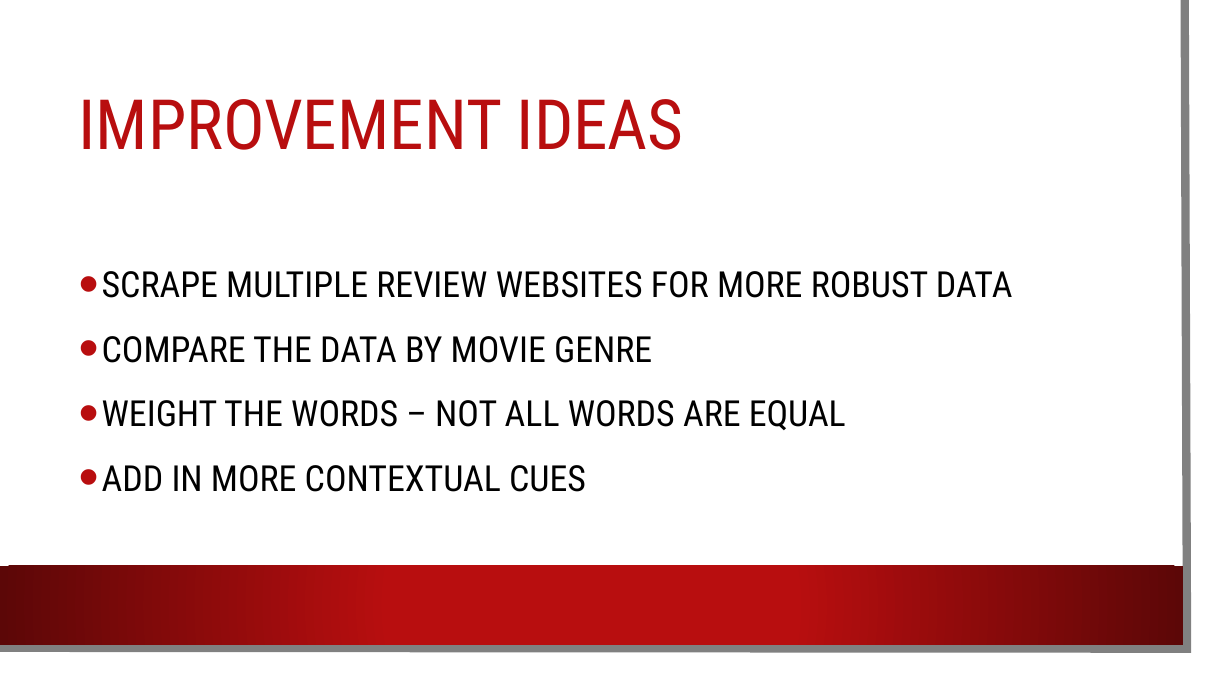
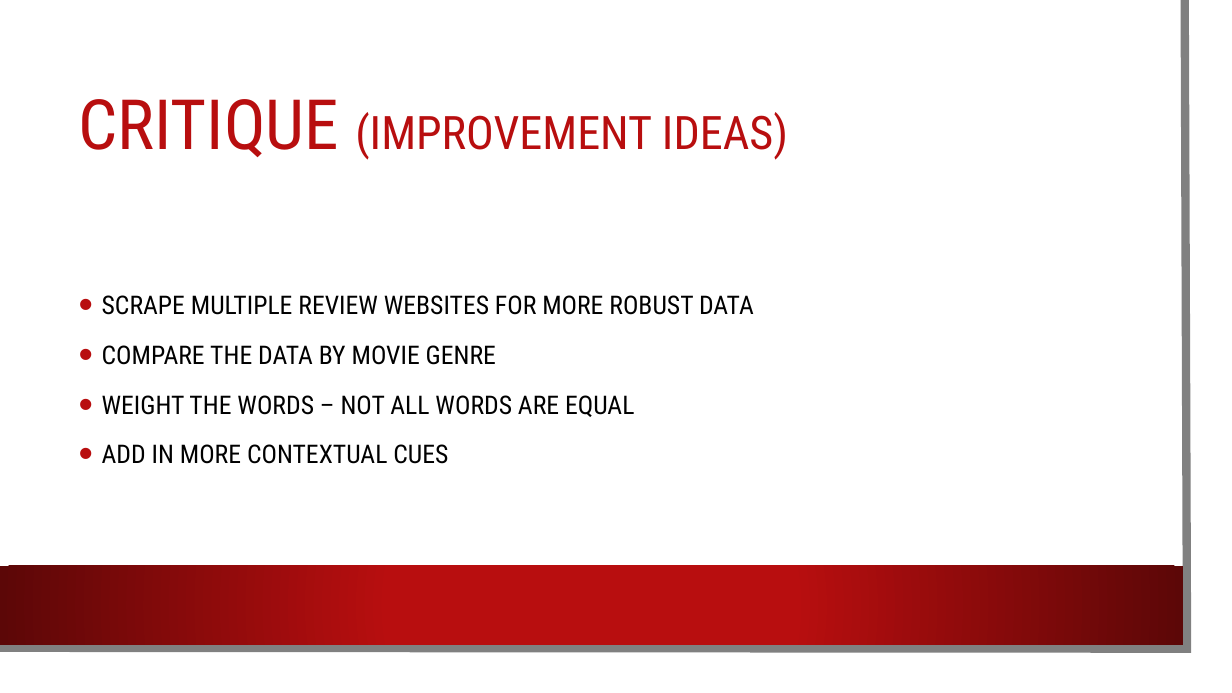
Before and after one commit to gilliangadiano/ETL-Project, a slide deck: slide 10 of ETL Presentation.pptx (slide 8 before the commit). Drawn at 1232x693 pixels with LibreOffice and Linux fonts; fonts in the diff are those of the drawing; background and template pictures are left out. Boxes give left, top, right and bottom in pixels: in the first picture for what was removed or moved away, otherwise in the second. Text is boxed around its words. In the diff, an @@ line names an element or a change of style, - is before the commit and + after.

Commit message:
updating PP Presentation

```diff
--- a/ETL Presentation.pptx
+++ b/ETL Presentation.pptx
@@ title at <box>79,99,788,160</box>: text changed; size 54 to 36 pt @@
-IMPROVEMENT IDEAS
+CRITIQUE (IMPROVEMENT IDEAS)
@@ text "SCRAPE MULTIPLE REVIEW WEBSITES FOR ..." at <box>102,295,754,464</box>: size 28 to 20 pt @@
```
Also in this commit, not shown: 7 other slides changed, 2 slides added, 2 other files.
